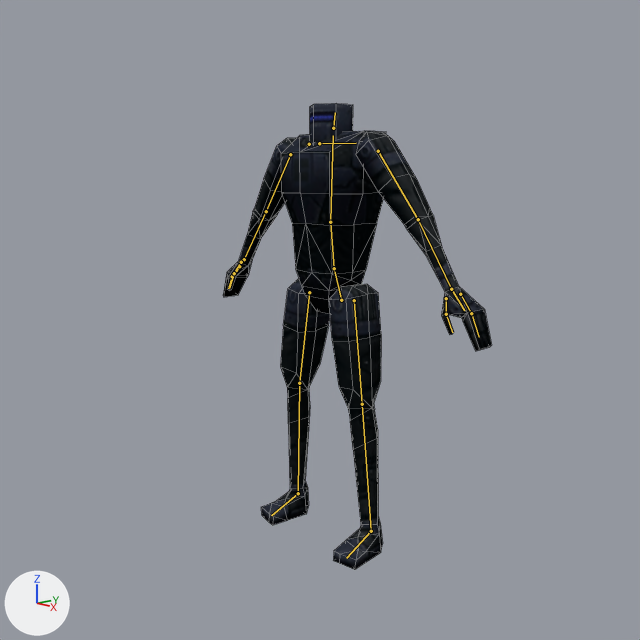
The Blender file actors/actor_workrobot/model_workrobot.blend as it was, and as the next commit left it.
Camera for both pictures: the file's camera 'Camera'. The axes (+X, +Y, +Z) are drawn at lower left. The lights are the same throughout. The bones that bend it are drawn over the model as lines. Mesh edges are drawn as thin lines.

Objects in the first picture: 'OBJ0000185.001'.
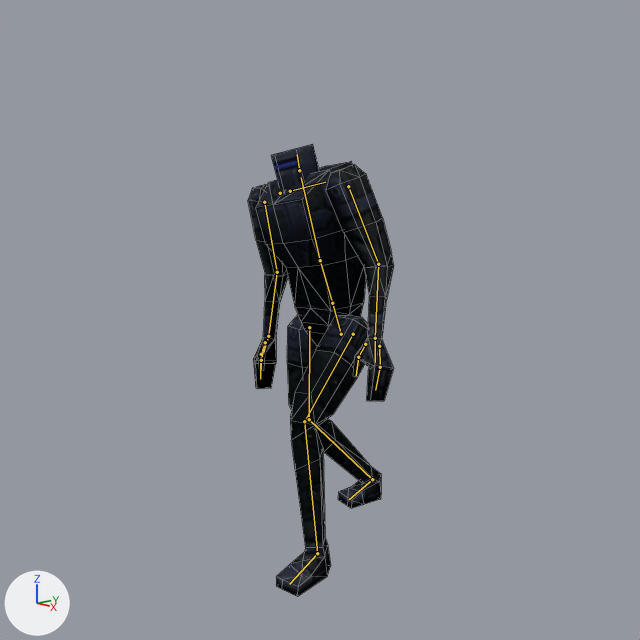
The newer file adds an action. The first version stands in its rest pose; the second is drawn at frame 10 of the action 'limp'.

Where the change shows, as pixel boxes [x1, y1, x2, y2] in the pictures (640 x 640 px):
'OBJ0000185.001', posed (46% narrower): before [223, 103, 492, 569]; after [248, 144, 394, 597]
bone 'hips', root to tip: before (341, 300) to (334, 268); after (341, 334) to (332, 303)
bone 'spine', root to tip: before (334, 268) to (330, 222); after (332, 303) to (320, 260)
bone 'chest', root to tip: before (330, 222) to (333, 135); after (320, 260) to (301, 177)
bone 'upper_arm.L', root to tip: before (378, 151) to (418, 219); after (348, 186) to (378, 264)
bone 'forearm.L', root to tip: before (418, 219) to (451, 289); after (378, 264) to (375, 338)
bone 'upper_arm.R', root to tip: before (290, 154) to (266, 211); after (264, 202) to (277, 272)
bone 'forearm.R', root to tip: before (266, 211) to (244, 259); after (277, 272) to (268, 336)
bone 'thigh.L', root to tip: before (354, 300) to (362, 404); after (353, 334) to (304, 421)
bone 'shin.L', root to tip: before (362, 404) to (371, 531); after (304, 421) to (317, 553)
bone 'thigh.R', root to tip: before (309, 292) to (299, 383); after (309, 327) to (309, 419)
bone 'shin.R', root to tip: before (299, 383) to (298, 493); after (309, 419) to (372, 479)
bone 'foot.R', root to tip: before (298, 493) to (271, 515); after (372, 479) to (349, 499)

The change in detail:
Bone 'hips' (bone_hips) moves from (0.0, 0.0, 0.0) to (0.0, -0.121, 0.038).
Bone 'hips' (bone_hips) turns from (0, 0, 0) to (0, 1, 3) degrees about its own x, y and z.
Bone 'spine' (bone_spine) turns from (0, 0, 0) to (12, 0, 0) degrees about its own x, y and z.
Bone 'chest' (bone_chest) turns from (0, 0, 0) to (0, 1, 4) degrees about its own x, y and z.
Bone 'upper_arm.L' (bone_upper_arm_l) turns from (0, 0, 0) to (-3, 4, -32) degrees about its own x, y and z.
Bone 'forearm.L' (bone_forearm_l) turns from (0, 0, 0) to (30, -4, 1) degrees about its own x, y and z.
Bone 'upper_arm.R' (bone_upper_arm_r) turns from (0, 0, 0) to (1, -6, 30) degrees about its own x, y and z.
Bone 'forearm.R' (bone_forearm_r) turns from (0, 0, 0) to (22, 2, -1) degrees about its own x, y and z.
Bone 'thigh.L' (bone_thigh_l) turns from (0, 0, 0) to (-45, -5, 8) degrees about its own x, y and z.
Bone 'shin.L' (bone_shin_l) turns from (0, 0, 0) to (47, 3, 1) degrees about its own x, y and z.
Bone 'thigh.R' (bone_thigh_r) turns from (0, 0, 0) to (2, -2, -4) degrees about its own x, y and z.
Bone 'shin.R' (bone_shin_r) turns from (0, 0, 0) to (40, 3, -1) degrees about its own x, y and z.
Bone 'foot.R' (bone_foot_r) turns from (0, 0, 0) to (-44, -4, 3) degrees about its own x, y and z.
